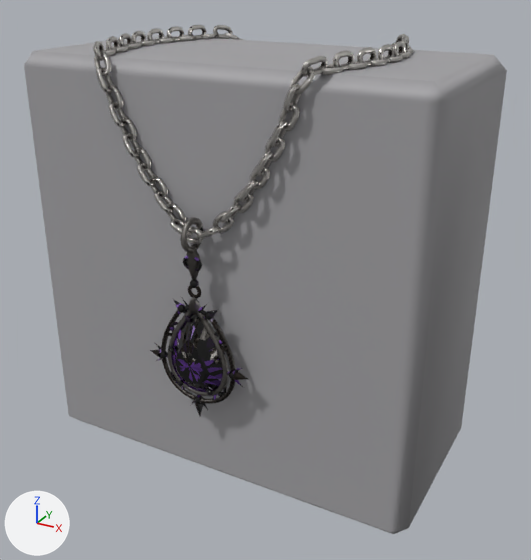
Renders of the FBX model pendant/export/Pendant.fbx from each side of a commit.
One viewpoint serves both versions: a camera (50 mm lens) standing at (1.66, -2.97, 4.39) and looking at (0.06, -0.06, 2.94). The axes (+X, +Y, +Z) are drawn at lower left. The lights are the same throughout. The picture after the commit comes second. Where no turn or scale is listed for an object, it has been applied to the vertices. Vertices at exactly the same position are counted once.

Script lines for the objects in view, before the commit:
```python
me_pendant_chain = bpy.data.meshes.new('Pendant_Chain')
me_pendant_chain.from_pydata(...)  # 4200 vertices, 8400 faces; spans x -0.656..0.657, y -0.598..0.576, z 3.294..4.076
me_pendant_chain.materials.append(mat_pendant_chain_baked)
me_pendant_charm = bpy.data.meshes.new('Pendant_Charm')
me_pendant_charm.from_pydata(...)  # 2170 vertices, 4160 faces; spans x -0.269..0.269, y -0.657..-0.507, z 2.42..3.403
me_pendant_charm.materials.append(mat_pendant_charm_baked)
me_r6_011 = bpy.data.meshes.new('r6.011')
me_r6_011.from_pydata(...)  # 24 vertices, 42 faces; spans x -1.0..0.99, y -0.5..0.49, z -1.77..0.22
me_r6_011.materials.append(mat_body)  # grey #a3a2a5
ob_pendant_chain = bpy.data.objects.new('Pendant_Chain', me_pendant_chain)
ob_pendant_chain.location = (0.0, 0.0, 0.0)
ob_pendant_charm = bpy.data.objects.new('Pendant_Charm', me_pendant_charm)
ob_pendant_charm.location = (0.0, 0.0, 0.0)
ob_ref_torso = bpy.data.objects.new('Ref_Torso', me_r6_011)
ob_ref_torso.location = (0.0, 0.0, 3.79)
```
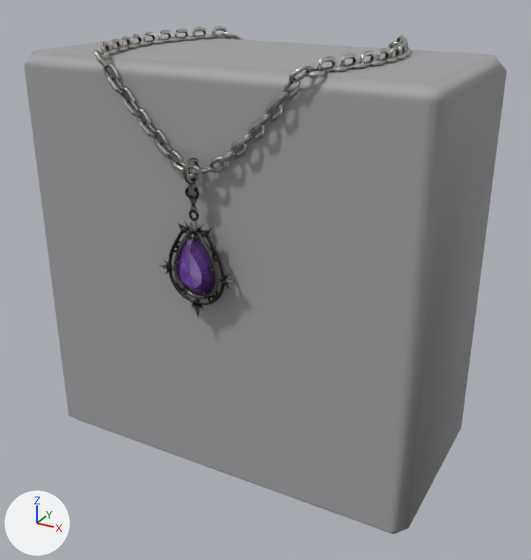
Changed parts and their boxes (x1, y1, x2, y2) in the pictures (531 x 560 px; the box of a moved part takes in the faces that stretch with it):
'Pendant_Chain', reshaped (30% shorter)
    before: (93, 25, 413, 244)
    after: (94, 26, 412, 179)
'Pendant_Charm', reshaped (22% narrower, 20% shorter)
    before: (150, 217, 248, 417)
    after: (159, 157, 235, 316)
part 1 of me_pendant_chain, rebuilt (22% narrower, 14% shorter)
    before: (333, 50, 355, 70)
    after: (340, 53, 357, 70)
part 2 of me_pendant_chain, rebuilt (7% narrower, 41% shorter)
    before: (301, 56, 328, 77)
    after: (302, 66, 327, 78)
part 3 of me_pendant_chain, rebuilt (20% narrower, 19% shorter)
    before: (188, 25, 207, 40)
    after: (192, 27, 207, 39)
part 4 of me_pendant_chain, rebuilt
    before: (213, 25, 233, 39)
    after: (211, 26, 227, 39)
part 5 of me_pendant_chain, rebuilt (21% narrower, 22% shorter)
    before: (111, 45, 129, 53)
    after: (115, 46, 129, 52)
part 6 of me_pendant_chain, rebuilt (19% narrower, 20% shorter)
    before: (383, 54, 403, 63)
    after: (382, 56, 398, 63)
part 7 of me_pendant_chain, rebuilt (22% narrower, 12% shorter)
    before: (124, 42, 141, 49)
    after: (125, 43, 138, 49)
part 8 of me_pendant_chain, rebuilt (26% narrower, 11% shorter)
    before: (366, 58, 388, 66)
    after: (368, 59, 384, 66)
part 9 of me_pendant_chain, rebuilt (25% narrower, 12% shorter)
    before: (138, 39, 157, 46)
    after: (136, 41, 150, 47)
part 10 of me_pendant_chain, rebuilt (28% narrower, 20% shorter)
    before: (344, 61, 368, 70)
    after: (350, 62, 367, 69)
part 11 of me_pendant_chain, deleted
    before: (93, 28, 408, 244)
part 12 of me_pendant_chain, built on
    before: (94, 26, 411, 112)
    after: (94, 29, 411, 179)
part 13 of me_pendant_charm, moved or reshaped
    before: (186, 245, 200, 280)
    after: (187, 179, 198, 207)
part 14 of me_pendant_charm, moved or reshaped
    before: (189, 297, 201, 315)
    after: (189, 220, 198, 234)
part 15 of me_pendant_charm, moved or reshaped
    before: (233, 372, 248, 380)
    after: (223, 278, 235, 284)
part 16 of me_pendant_charm, moved or reshaped
    before: (150, 350, 160, 357)
    after: (159, 264, 167, 270)
part 17 of me_pendant_charm, moved or reshaped
    before: (209, 310, 218, 318)
    after: (204, 229, 211, 235)
part 18 of me_pendant_charm, moved or reshaped
    before: (173, 299, 181, 308)
    after: (177, 222, 183, 229)
part 19 of me_pendant_charm, deleted
    before: (159, 255, 235, 417)
part 20 of me_pendant_charm, reshaped
    before: (168, 217, 229, 396)
    after: (168, 157, 225, 316)

What changed in the scene script:
```text
Change me_pendant_charm:
    remove me_pendant_charm.from_pydata(...)  # 2170 vertices, 4160 faces; spans x -0.269..0.269, y -0.657..-0.507, z 2.42..3.403
    add me_pendant_charm.from_pydata(...)  # 1645 vertices, 3110 faces; spans x -0.197..0.197, y -0.62..-0.508, z 2.935..3.654
    me_pendant_charm part 13: the loose piece of 80 vertices spanning x -0.04..0.04, y -0.599..-0.565, z 3.116..3.288 is scaled about its middle by 0.731, then moved by (0.0, 0.018, 0.304)
    me_pendant_charm part 14: the loose piece of 20 vertices spanning x -0.032..0.032, y -0.609..-0.565, z 2.963..3.052 is scaled about its middle by 0.731, then moved by (0.0, 0.019, 0.357)
    me_pendant_charm part 15: the loose piece of 14 vertices spanning x 0.201..0.269, y -0.612..-0.552, z 2.686..2.734 is scaled about its middle by 0.731, then moved by (-0.063, 0.018, 0.437)
    me_pendant_charm part 16: the loose piece of 14 vertices spanning x -0.269..-0.201, y -0.612..-0.552, z 2.686..2.734 is scaled about its middle by 0.731, then moved by (0.063, 0.018, 0.437)
    me_pendant_charm part 17: the loose piece of 14 vertices spanning x 0.071..0.119, y -0.604..-0.56, z 2.968..3.011 is scaled about its middle by 0.731, then moved by (-0.026, 0.018, 0.362)
    me_pendant_charm part 18: the loose piece of 14 vertices spanning x -0.119..-0.071, y -0.604..-0.56, z 2.968..3.011 is scaled about its middle by 0.731, then moved by (0.026, 0.018, 0.362)
    me_pendant_charm part 19: 29 loose pieces with 1410 vertices, spanning x -0.208..0.208, y -0.643..-0.517, z 2.42..3.239, are deleted
    me_pendant_charm part 20: 467 vertices removed from x -0.159..0.159, y -0.657..-0.507, z 2.553..3.403; 1116 vertices added at x -0.145..0.145, y -0.62..-0.508, z 2.935..3.654
    other edits to the shape of me_pendant_charm do not show in these pictures
Change me_pendant_chain:
    remove me_pendant_chain.from_pydata(...)  # 4200 vertices, 8400 faces; spans x -0.656..0.657, y -0.598..0.576, z 3.294..4.076
    add me_pendant_chain.from_pydata(...)  # 2496 vertices, 4992 faces; spans x -0.648..0.649, y -0.583..0.564, z 3.57..4.064
    me_pendant_chain part 1: the loose piece of 60 vertices spanning x 0.522..0.574, y -0.396..-0.285, z 4.004..4.076 is rebuilt with 32 vertices and now spans x 0.536..0.577, y -0.354..-0.266, z 4.004..4.064
    me_pendant_chain part 2: the loose piece of 60 vertices spanning x 0.463..0.533, y -0.536..-0.438, z 3.995..4.071 is rebuilt with 32 vertices and now spans x 0.458..0.526, y -0.514..-0.43, z 3.994..4.029
    me_pendant_chain part 3: the loose piece of 60 vertices spanning x -0.585..-0.525, y 0.284..0.39, z 4.004..4.076 is rebuilt with 32 vertices and now spans x -0.574..-0.525, y 0.304..0.389, z 4.004..4.064
    me_pendant_chain part 4: the loose piece of 60 vertices spanning x -0.523..-0.45, y 0.425..0.522, z 3.996..4.069 is rebuilt with 32 vertices and now spans x -0.524..-0.462, y 0.416..0.488, z 4.003..4.062
    me_pendant_chain part 5: the loose piece of 60 vertices spanning x -0.607..-0.528, y -0.326..-0.216, z 4.004..4.028 is rebuilt with 32 vertices and now spans x -0.605..-0.54, y -0.303..-0.209, z 4.004..4.024
    me_pendant_chain part 6: the loose piece of 60 vertices spanning x 0.583..0.657, y -0.06..0.056, z 4.005..4.027 is rebuilt with 32 vertices and now spans x 0.587..0.649, y -0.082..0.009, z 4.004..4.024
    me_pendant_chain part 7: the loose piece of 60 vertices spanning x -0.641..-0.563, y -0.194..-0.082, z 4.005..4.027 is rebuilt with 32 vertices and now spans x -0.631..-0.57, y -0.195..-0.1, z 4.004..4.024
    me_pendant_chain part 8: the loose piece of 60 vertices spanning x 0.562..0.642, y -0.195..-0.08, z 4.005..4.027 is rebuilt with 32 vertices and now spans x 0.567..0.634, y -0.19..-0.104, z 4.004..4.024
    me_pendant_chain part 9: the loose piece of 60 vertices spanning x -0.656..-0.584, y -0.06..0.056, z 4.005..4.027 is rebuilt with 32 vertices and now spans x -0.648..-0.588, y -0.084..0.01, z 4.004..4.024
    me_pendant_chain part 10: the loose piece of 60 vertices spanning x 0.527..0.608, y -0.327..-0.215, z 4.004..4.028 is rebuilt with 32 vertices and now spans x 0.539..0.606, y -0.298..-0.214, z 4.004..4.024
    me_pendant_chain part 11: 41 loose pieces with 2460 vertices, spanning x -0.633..0.633, y -0.598..0.573, z 3.294..4.076, are deleted
    me_pendant_chain part 12: 658 vertices removed from x -0.648..0.648, y -0.574..0.576, z 3.868..4.076; 1918 vertices added at x -0.648..0.647, y -0.583..0.564, z 3.57..4.064
    other edits to the shape of me_pendant_chain do not show in these pictures
```
